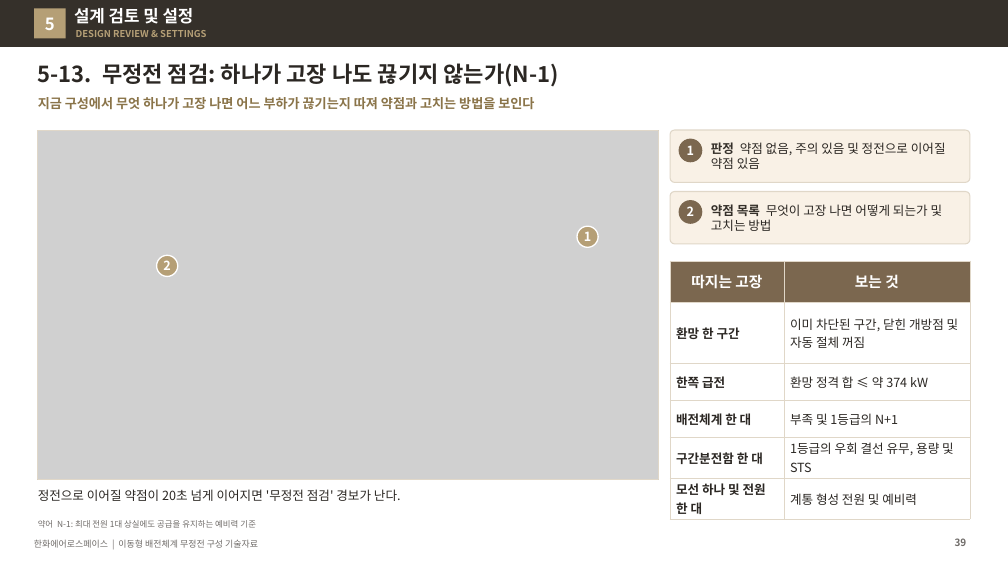
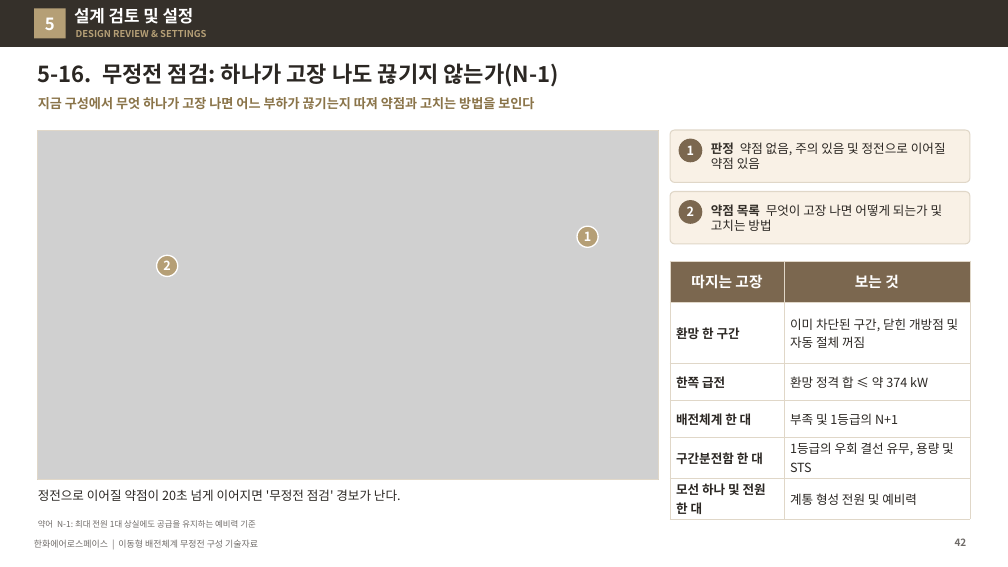
Before and after one commit to byunjd112-hue/headroom, a slide deck: slide 42 of mobile_ems/docs/out/IFPS_이동형배전체계_무정전구성_기술자료_Rev72.pptx (slide 39 before the commit). Drawn at 1008x567 pixels with LibreOffice and Linux fonts; fonts in the diff are those of the drawing; grey boxes stand for pictures. Boxes give left, top, right and bottom in pixels: in the first picture for what was removed or moved away, otherwise in the second. Text is boxed around its words. In the diff, an @@ line names an element or a change of style, - is before the commit and + after.

```diff
--- a/mobile_ems/docs/out/IFPS_이동형배전체계_무정전구성_기술자료_Rev72.pptx
+++ b/mobile_ems/docs/out/IFPS_이동형배전체계_무정전구성_기술자료_Rev72.pptx
@@ title at (38, 63, 559, 87): text changed @@
-5-13. 무정전 점검: 하나가 고장 나도 끊기지 않는가(N-1)
+5-16. 무정전 점검: 하나가 고장 나도 끊기지 않는가(N-1)
@@ page number at (955, 538, 967, 546): text changed @@
-39
+42
```
Also in this commit, not shown: 21 other slides changed, 6 slides added, 6 other files.
